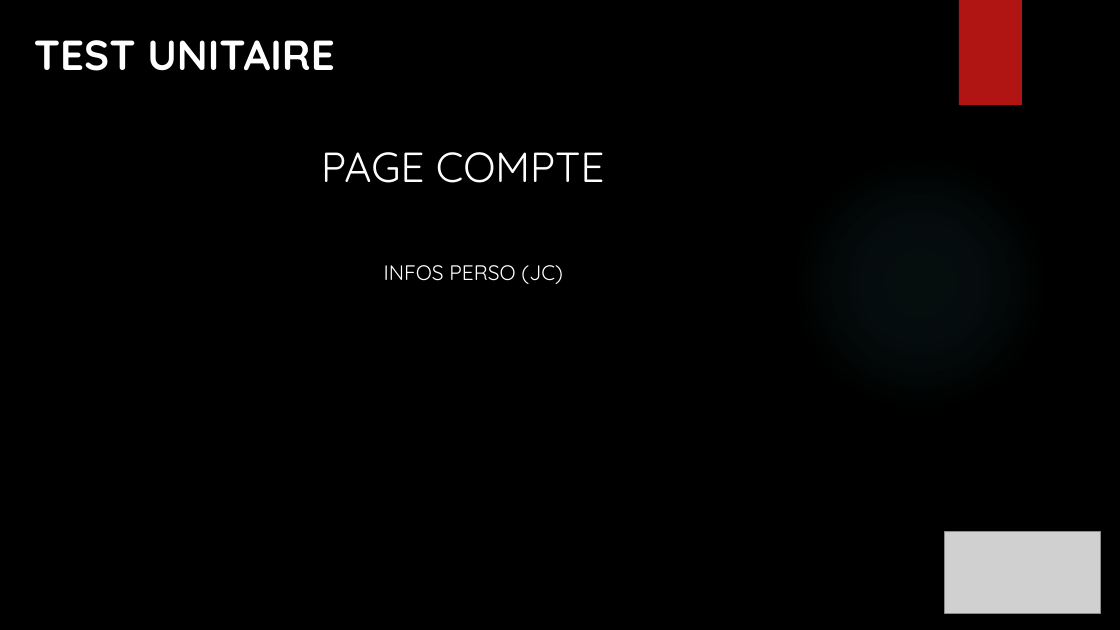
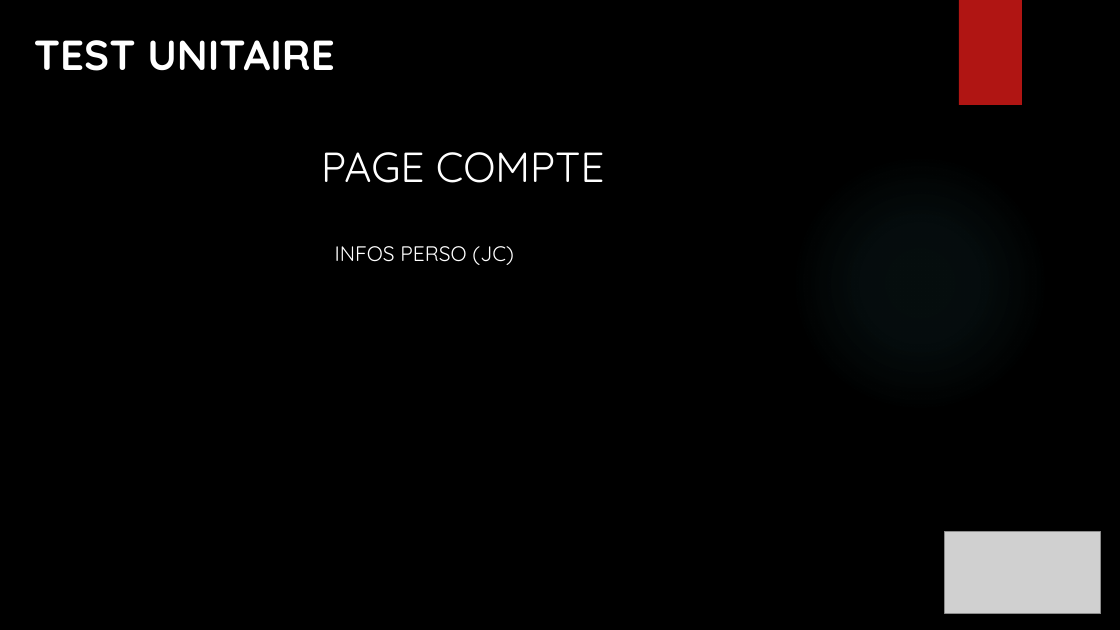
Before and after one commit to ChampemeDylan/UPOP, a slide deck: slide 27 of Présentation UPOP.pptx. Drawn at 1120x630 pixels with LibreOffice and Linux fonts; fonts in the diff are those of the drawing; grey boxes stand for pictures; background and template pictures are left out. Boxes give left, top, right and bottom in pixels: in the first picture for what was removed or moved away, otherwise in the second. Text is boxed around its words. In the diff, an @@ line names an element or a change of style, - is before the commit and + after.

```diff
--- a/Présentation UPOP.pptx
+++ b/Présentation UPOP.pptx
@@ text "INFOS PERSO (JC)": place and size @@
-text "INFOS PERSO (JC)" at [384,265,562,284]
+text "INFOS PERSO (JC)" at [335,246,513,265]
```
Also in this commit, not shown: 1 other slide changed.
